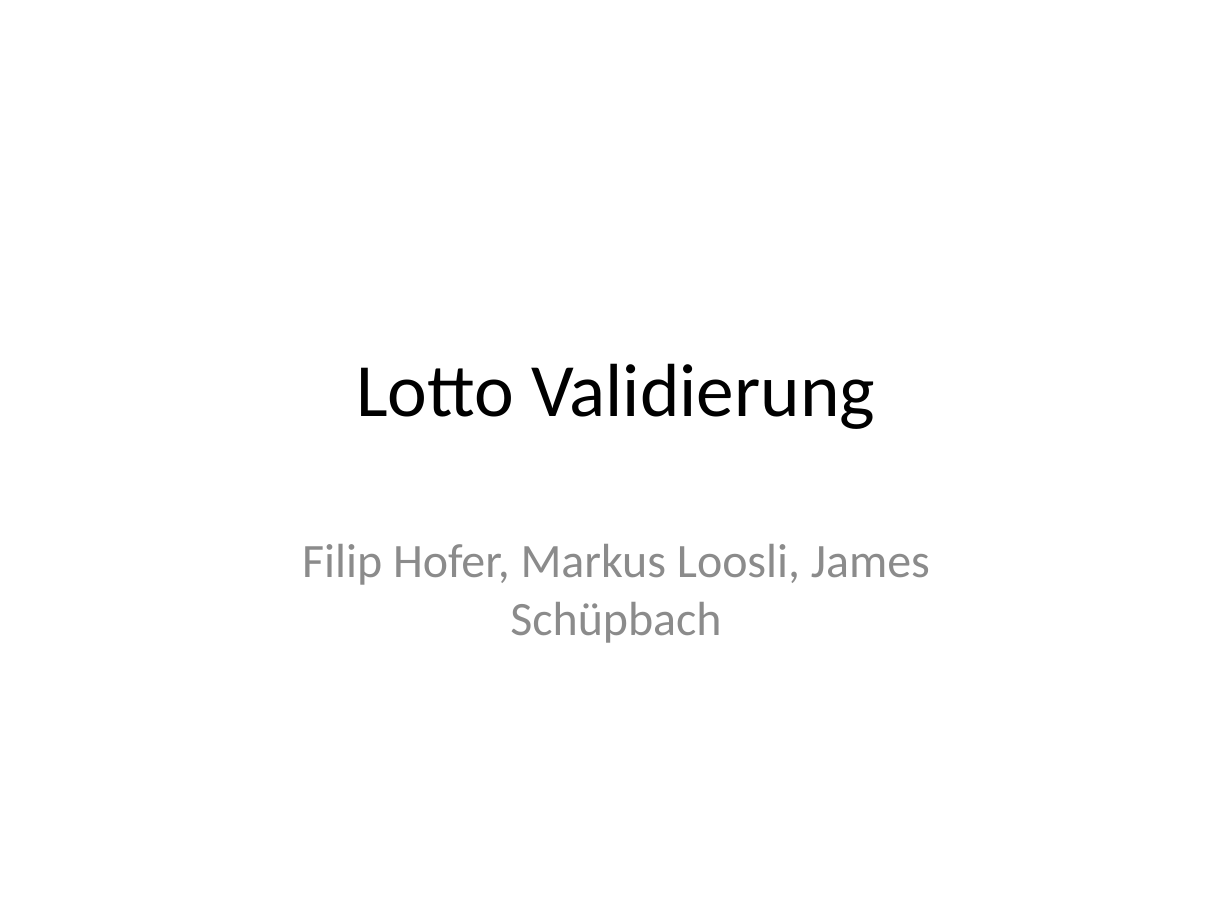
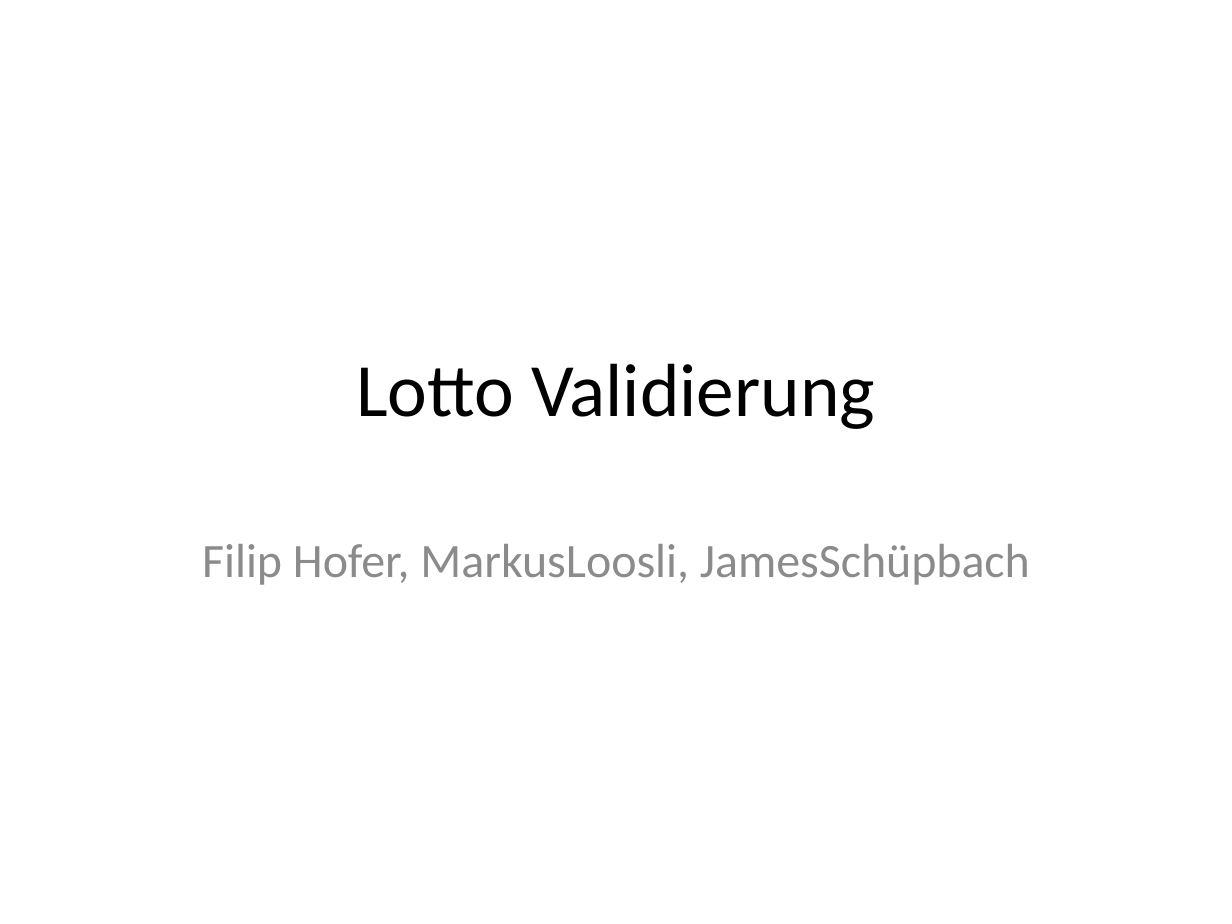
Before and after one commit to Wh0l3/Lotto, a slide deck: slide 1 of Lotto Validierung.pptx. Drawn at 1232x924 pixels with LibreOffice and Linux fonts; fonts in the diff are those of the drawing. Boxes give left, top, right and bottom in pixels: in the first picture for what was removed or moved away, otherwise in the second. Text is boxed around its words. In the diff, an @@ line names an element or a change of style, - is before the commit and + after.

```diff
--- a/Lotto Validierung.pptx
+++ b/Lotto Validierung.pptx
@@ text at box(202, 544, 1030, 585): text changed; text colour #8C8C8C to #8B8B8B @@
-Filip Hofer, Markus Loosli, James Schüpbach
+Filip Hofer, MarkusLoosli, JamesSchüpbach
```
Also in this commit, not shown: 7 other slides changed, 2 slides added, 8 other files.
